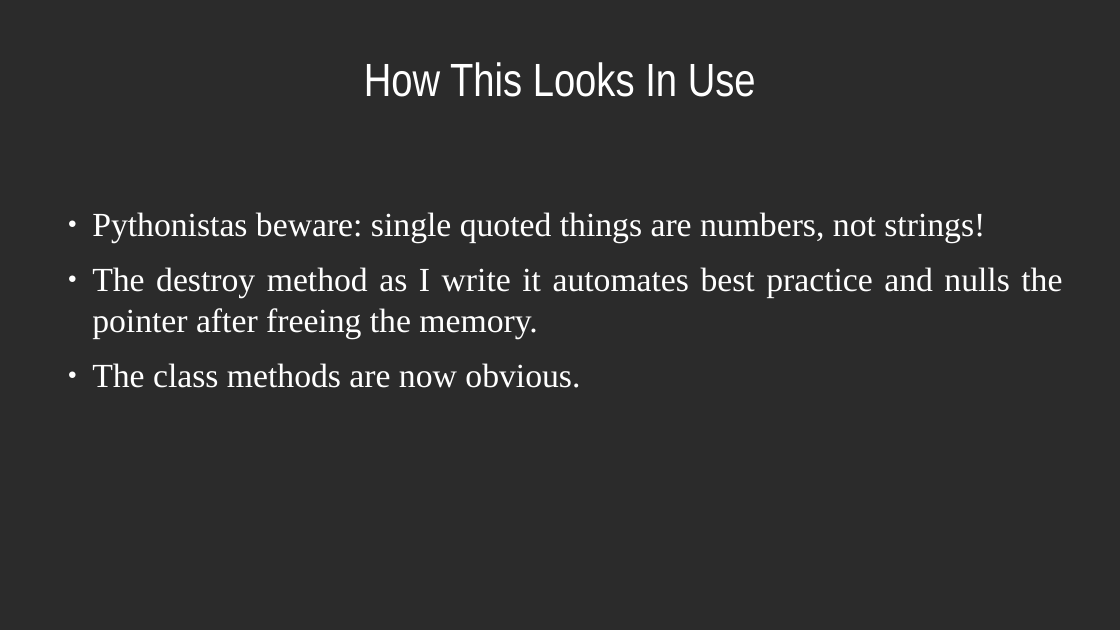
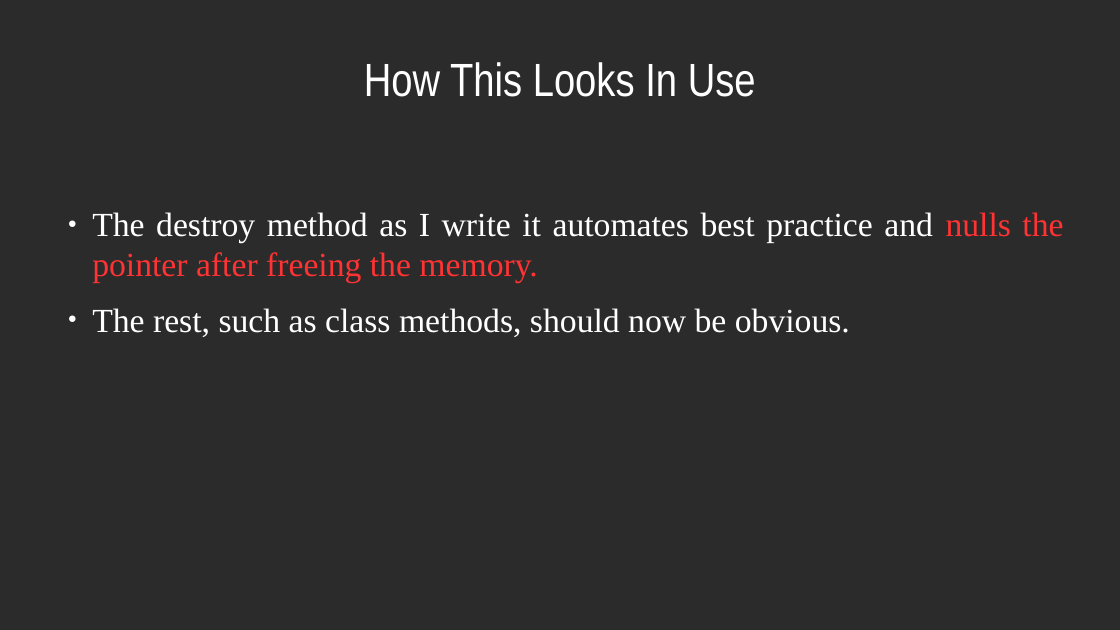
Before and after one commit to dllaurence/youngmanandc, a slide deck: slide 28 of 2020-youngmanandthec-scale.odp (slide 30 before the commit). Drawn at 1120x630 pixels with LibreOffice and Linux fonts; fonts in the diff are those of the drawing; background and template pictures are left out; a plain dark background stands for a picture behind light text. Boxes give left, top, right and bottom in pixels: in the first picture for what was removed or moved away, otherwise in the second. Text is boxed around its words. In the diff, an @@ line names an element or a change of style, - is before the commit and + after.

```diff
--- a/2020-youngmanandthec-scale.odp
+++ b/2020-youngmanandthec-scale.odp
@@ text at bbox=[92, 212, 985, 242]: paragraph removed @@
-● Pythonistas beware: single quoted things are numbers, not strings!
@@ text at bbox=[92, 212, 1063, 283]: text colour #FFFFFF to #FF3333 in "nulls the pointer after freeing the memory." @@
@@ text at bbox=[92, 308, 850, 337]: text changed @@
-● The class methods are now obvious.
+● The rest, such as class methods, should now be obvious.
```
Also in this commit, not shown: 17 other slides changed, 7 slides removed.
